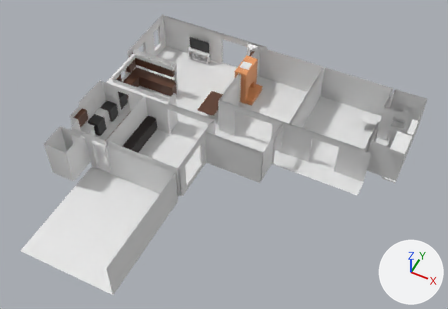
An edit to the Blender file house1/house1.blend, drawn before and after from the same camera.
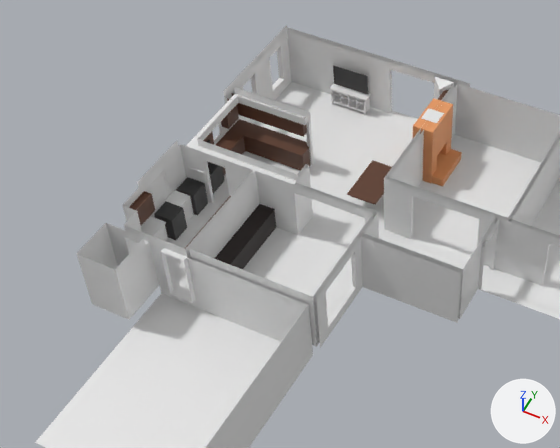
The first picture shows the older version from a 50 mm camera at (17.6, -19.3, 27.2) aimed at (7.0, 1.9, 0.8). The close-ups show both versions on the part from 0% to 71% of the width and 0% to 82% of the height of that picture; other places that the commit changed are outside them. Lighting does not change. The marker at lower right points along +X, +Y and +Z.

The scene before the commit, as lines of its bpy script (objects in view):
```python
me_cube_007 = bpy.data.meshes.new('Cube.007')
me_cube_007.from_pydata(...)  # 20 vertices, 12 faces; spans x -2.29..0.83, y -0.25..0.25, z -0.33..0.33
me_cube_007.materials.append(mat_material_003)  # brown #5e3b29
me_cube_025 = bpy.data.meshes.new('Cube.025')
me_cube_025.from_pydata(...)  # 48 vertices, 46 faces; spans x -0.3..0.3, y -0.3..0.3, z -3.05..0.3
me_cube_025.materials.append(mat_material_003)  # brown #5e3b29
me_cube_033 = bpy.data.meshes.new('Cube.033')
me_cube_033.from_pydata(...)  # 373 vertices, 341 faces; spans x -0.78..0.79, y -0.2..0.2, z -0.67..0.11
me_plane_002 = bpy.data.meshes.new('Plane.002')
me_plane_002.from_pydata(...)  # 591 vertices, 528 faces; spans x -13.0..5.0, y -12.3..5.8, z -4.9..0.0
# before: 524 (-1.7, -1.2, -2.4) at pixel (481, 290), 525 (0.0, -1.2, -2.4) at pixel (530, 308)
ob_cube_007 = bpy.data.objects.new('Cube.007', me_cube_025)
ob_cube_007.location = (4.48, 5.45, 0.71)
ob_cube_007.scale = (1.83, 3.17, 0.0417)
ob_cube_015 = bpy.data.objects.new('Cube.015', me_cube_033)
ob_cube_015.location = (1.42, 9.43, 0.67)
ob_house_interior_001 = bpy.data.objects.new('House interior.001', me_plane_002)
ob_house_interior_001.location = (11.37, 4.29, 2.41)
ob_kitchen_west = bpy.data.objects.new('Kitchen west', me_cube_007)
ob_kitchen_west.location = (0.77, 5.8, 1.81)
ob_kitchen_west.scale = (1.0, 0.64, 0.932)
# also in view: 'Hanging south' at (-1.3, -0.2, 1.7); 'Washer' at (-1.0, 2.2, 0.5); 'fireplace' at (5.6, 7.8, 1.2); 'Left of oven.001' at (0.1, 4.9, 0.4); 'Cube.014' at (1.4, 9.5, 1.3)
```
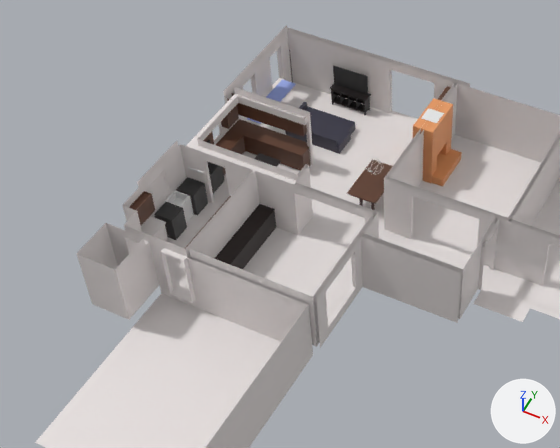
What differs and where, as boxes (x1, y1, x2, y2) in the close-ups (560 x 448 px; the box of a moved part takes in the faces that stretch with it):
'Cube.007', moved
    before: (347, 160, 392, 205)
    after: (347, 159, 392, 204)
'Cube.018', added
    after: (305, 106, 355, 144)
'Cube.015', recoloured (white to black)
    both: (330, 84, 371, 115)
'Cube.019', added
    after: (288, 131, 337, 153)
'blue ikea desk', added
    after: (266, 79, 296, 102)
'Cube.022', added
    after: (254, 153, 281, 167)
'Cube.021', added
    after: (336, 131, 351, 154)
'Cube.020', added
    after: (285, 101, 307, 136)
part 1 of me_plane_002, moved or reshaped
    both: (434, 77, 454, 99)
part 2 of me_plane_002, added
    after: (473, 290, 530, 322)
part 3 of me_plane_002, recoloured
    both: (163, 31, 532, 309)

Diff of the bpy script that builds the scene:
```diff
--- a/house1/house1.blend.py
+++ b/house1/house1.blend.py
@@ mat_material_013 @@
+mat_material_013 = principled_material('Material.013')
+mat_material_013.base_color = (0.8, 0.75, 0.742)  # white #e7e1e0
@@ me_cube_033 @@
 me_cube_033.from_pydata(...)  # 373 vertices, 341 faces; spans x -0.78..0.79, y -0.2..0.2, z -0.67..0.11
+me_cube_033.materials.append(mat_material_010)  # black #090102
@@ me_plane_002 @@
 # verts and faces of me_plane_002; kept vertices keep their numbers, new ones are numbered from 591
-me_plane_002.from_pydata(...)  # 591 vertices, 528 faces; spans x -13.0..5.0, y -12.3..5.8, z -4.9..0.0
+me_plane_002.from_pydata(...)  # 593 vertices, 529 faces; spans x -13.0..5.0, y -12.3..5.8, z -4.9..0.0
+# me_plane_002 part 1
+# 2 vertices are removed from x -6.2, y 5.1, z -2.4..-0.2
+# 5 faces are deleted
+# 4 new faces join them
+# me_plane_002 part 2
+verts[591] = (-1.7, -1.3, -2.4)  # pixel (480, 291)
+verts[592] = (0.0, -1.3, -2.4)  # pixel (529, 309)
+verts[593] = (-1.7, -1.8, -2.4)  # pixel (473, 303)
+verts[594] = (0.0, -1.8, -2.4)  # pixel (522, 322)
+faces += [(524, 591, 592, 525), (591, 593, 594, 592)]
+# me_plane_002 part 3: 523 faces spanning x -13.0..5.0, y -12.3..5.8, z -4.9..0.0 switch from no material to mat_material_013 (white #e7e1e0)
@@ ob_cube_007 @@
 ob_cube_007 = bpy.data.objects.new('Cube.007', me_cube_025)
-ob_cube_007.location = (4.48, 5.45, 0.71)
+ob_cube_007.location = (4.48, 5.45, 0.75)
 ob_cube_007.scale = (1.83, 3.17, 0.0417)
@@ ob_cube_022 @@
+ob_cube_022 = bpy.data.objects.new('Cube.022', me_cube_044)  # a box spanning x -0.305..0.305, y -0.305..0.305, z -0.305..0.305; in mat_material_012 (black #353234)
+ob_cube_022.location = (0.69, 4.45, 0.91)
+ob_cube_022.scale = (1.5, 1.0, 0.0417)
@@ ob_cube_021 @@
+ob_cube_021 = bpy.data.objects.new('Cube.021', me_cube_043)  # a box spanning x -0.057..0.057, y -0.444..0.444, z -0.292..0.292; in mat_material_011 (dark blue #353444)
+ob_cube_021.location = (2.25, 7.32, 0.19)
+ob_cube_021.scale = (1.0, 1.0, 0.609)
@@ ob_cube_020 @@
+ob_cube_020 = bpy.data.objects.new('Cube.020', me_cube_042)  # a box spanning x -0.305..0.305, y -0.305..0.305, z -0.305..0.305; in mat_material_011 (dark blue #353444)
+ob_cube_020.location = (0.07, 7.61, 0.26)
+ob_cube_020.rotation_euler = (0.0, 0.0, 1.571)  # degrees (0, 0, 90)
+ob_cube_020.scale = (2.42, 0.188, 0.958)
@@ ob_cube_019 @@
+ob_cube_019 = bpy.data.objects.new('Cube.019', me_cube_041)  # a box spanning x -0.305..0.305, y -0.24..0.305, z -0.305..0.305; in mat_material_011 (dark blue #353444)
+ob_cube_019.location = (1.28, 6.92, 0.28)
+ob_cube_019.rotation_euler = (0.0, 0.0, 1.571)  # degrees (0, 0, 90)
+ob_cube_019.scale = (0.146, 3.77, 0.958)
@@ ob_cube_018 @@
+ob_cube_018 = bpy.data.objects.new('Cube.018', me_cube_040)  # a box spanning x -1.04..1.02, y -0.7..0.7, z -0.18..0.18; in mat_material_011 (dark blue #353444)
+ob_cube_018.location = (1.17, 7.66, 0.18)
@@ ob_blue_ikea_desk @@
+ob_blue_ikea_desk = bpy.data.objects.new('blue ikea desk', me_cube_039)  # a box spanning x -1.281..-0.672, y 7.724..8.917, z 0.728..0.747; in mat_material_008 (blue #97a8e7)
+ob_blue_ikea_desk.location = (0.0, 0.0, 0.0)
```
